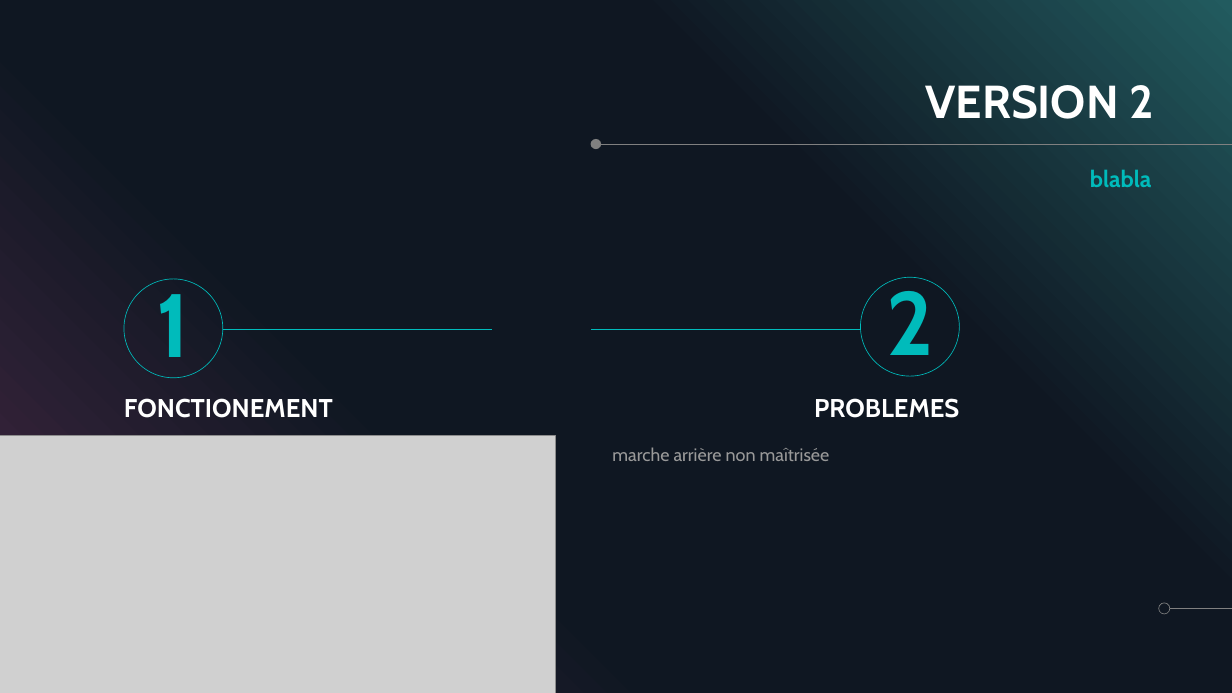
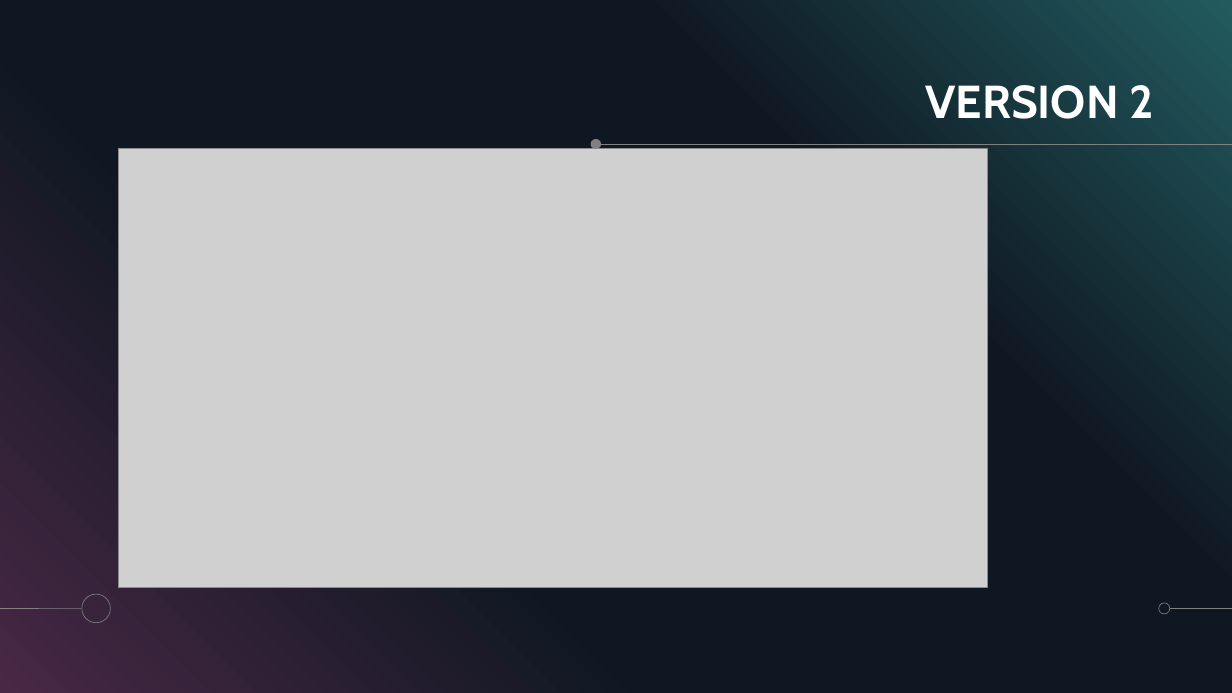
Before and after one commit to ChloeMaccarinelli/TER_M1_S2, a slide deck: slide 17 of doc/Diapo_LOTFI_MACCARINELLI_MARION.pptx (slide 13 before the commit). Drawn at 1232x693 pixels with LibreOffice and Linux fonts; fonts in the diff are those of the drawing; grey boxes stand for pictures. Boxes give left, top, right and bottom in pixels: in the first picture for what was removed or moved away, otherwise in the second. Text is boxed around its words. In the diff, an @@ line names an element or a change of style, - is before the commit and + after.

```diff
--- a/doc/Diapo_LOTFI_MACCARINELLI_MARION.pptx
+++ b/doc/Diapo_LOTFI_MACCARINELLI_MARION.pptx
@@ picture: place and size @@
-picture at (0,435,555,693)
+picture at (118,149,988,587)
@@ text removed at (1090,169,1152,187) @@
-blabla
@@ text removed at (124,279,223,378) @@
-1
@@ text removed at (860,277,959,376) @@
-2
@@ line removed from (223, 329) to (493, 329) @@
@@ line removed from (592, 329) to (860, 329) @@
@@ text removed at (124,398,333,418) @@
-FONCTIONEMENT
@@ text removed at (814,398,959,418) @@
-PROBLEMES
@@ text removed at (612,447,830,461) @@
-marche arrière non maîtrisée
@@ ellipse added at (82,594,111,623), outline #808080 0.5 pt @@
@@ line added from (0, 609) to (81, 608), #808080 0.5 pt @@
```
Also in this commit, not shown: 5 other slides changed, 5 slides added, 1 other file.
